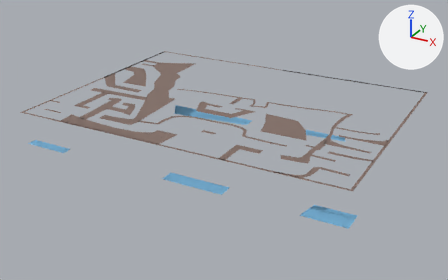
A saved change to the COLLADA model maps/01.dae.
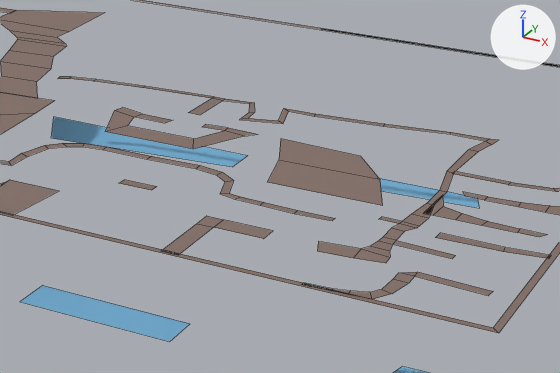
The first picture shows the older version from a camera (50 mm lens) standing at (8.34, -15.71, 6.53) and looking at (-0.18, -0.21, -1.22). The close-ups show both versions on the part from 34% to 84% of the width and 21% to 74% of the height of that picture. The axes (+X, +Y, +Z) are drawn at upper right. The lights are the same throughout. The close-ups show mesh edges as thin lines. Where no turn or scale is listed for an object, it has been applied to the vertices.

The scene before the commit, as lines of its bpy script (objects in view):
```python
me_ground = bpy.data.meshes.new('ground')
me_ground.from_pydata(...)  # 316 vertices, 133 faces; spans x -5.0..5.0, y -3.75..3.75, z 0.0
me_ground.materials.append(mat_ground)  # brown #847068
me_plane = bpy.data.meshes.new('Plane')
me_plane.from_pydata(...)  # 20 vertices, 5 faces; spans x -4.94..4.97, y -3.69..1.3, z 0.0
me_plane.materials.append(mat_water)  # blue #70acd1
ob_ground = bpy.data.objects.new('ground', me_ground)
ob_ground.location = (0.0, 0.0, 0.0)
ob_plane = bpy.data.objects.new('Plane', me_plane)
ob_plane.location = (0.0, 0.0, -1.0)
```
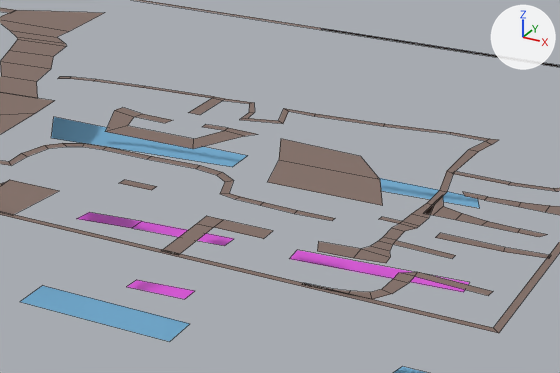
The change, as a list of edits to the scene's bpy script:
```text
Add mat_no_oxygen:
    mat_no_oxygen = principled_material('no-oxygen')
    mat_no_oxygen.base_color = (0.8, 0.0865, 0.782)  # pink #e753e5
    mat_no_oxygen.roughness = 0.44
Add me_no_oxygen:
    me_no_oxygen.from_pydata([(-2.48, -1.79, 0.0), (-2.4, -2.11, 0.0), (-3.0, -2.1, 0.0), (-3.1, -1.81, 0.0), (-0.35, -0.9, 0.0), (-0.37, -1.13, 0.0), (0.41, -1.08, 0.0), (0.42, -0.82, 0.0), (-1.17, 0.65, 0.0), (-1.18, 0.39, 0.0), (-1.97, 0.28, 0.0), (-1.94, 0.56, 0.0), (0.15, 0.49, 0.0), (0.16, 0.75, 0.0), (3.25, 1.0, 0.0), (3.28, 0.71, 0.0), (1.04, 0.54, 0.0), (1.02, 0.83, 0.0)], [], [(0, 3, 2, 1), (7, 4, 5, 6), (8, 11, 10, 9), (8, 9, 12, 13), (16, 15, 14, 17)])
    me_no_oxygen.materials.append(mat_no_oxygen)  # pink #e753e5
Add ob_no_oxygen:
    ob_no_oxygen = bpy.data.objects.new('no-oxygen', me_no_oxygen)
    ob_no_oxygen.location = (0.0, 0.0, -2.0)
```

What differs and where, as boxes (x1, y1, x2, y2) in the close-ups (560 x 373 px):
'no-oxygen', added (pink): after (77, 212, 470, 299)
